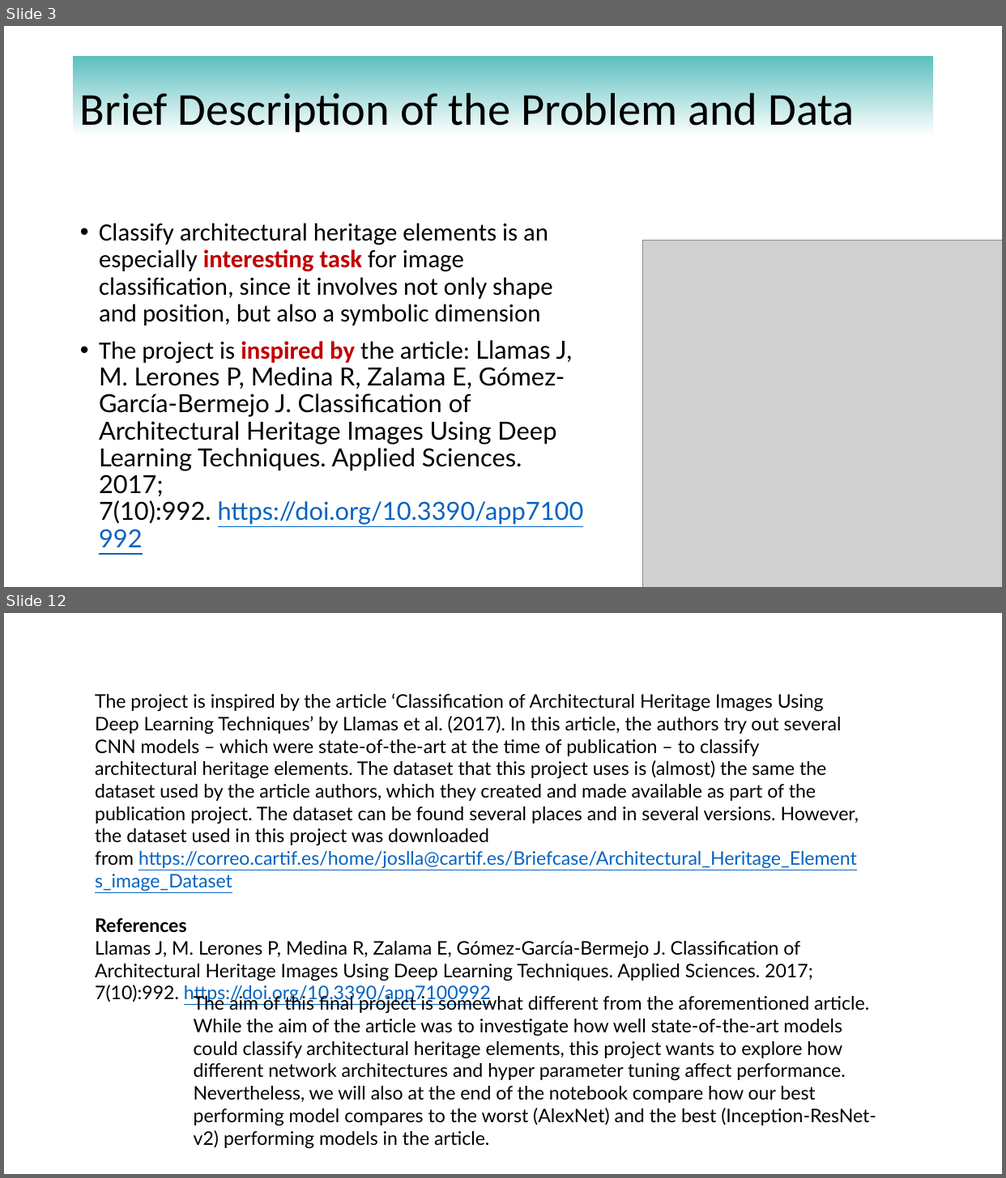
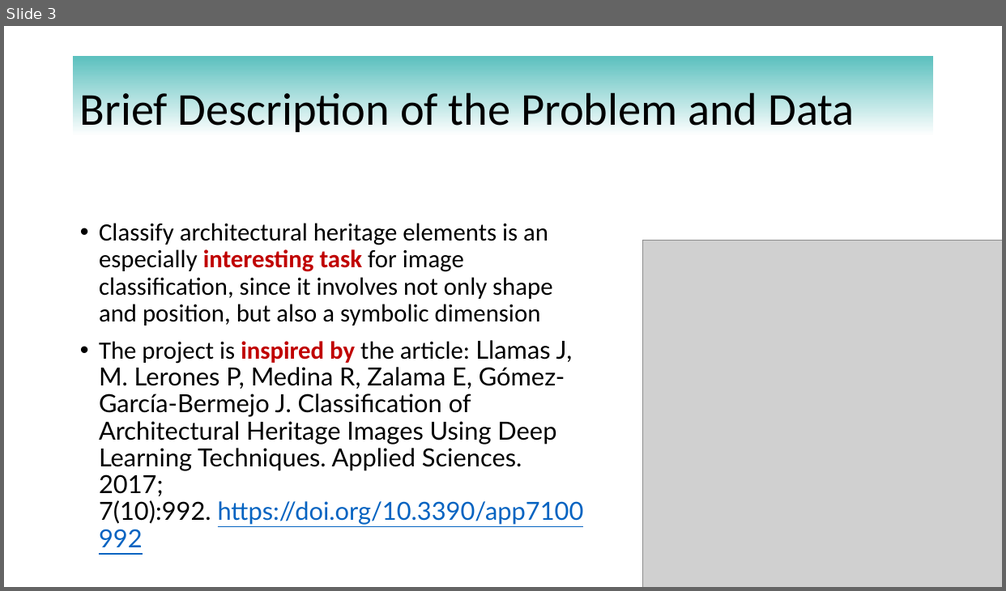
Before and after one commit to enraarne/CUBoulder-Deep-Learning-Final-Project, a slide deck: presentation.pptx. Shown one above the other, each under a label of ours: slides 3 and 12 before the commit, slide 3 after it; the slides between them are not shown. The pictures are 1006x1178 and 1006x591 pixels, drawn with LibreOffice and Linux fonts; fonts in the diff are those of the drawing; grey boxes stand for pictures. Boxes give left, top, right and bottom in pixels: in the first picture for what was removed or moved away, otherwise in the second. Text is boxed around its words. In the diff, an @@ line names an element or a change of style, - is before the commit and + after.

```diff
--- a/presentation.pptx
+++ b/presentation.pptx
@@ slide 12 removed at box(4, 613, 1002, 1174), background #FFFFFF @@
@@ text removed at box(95, 693, 859, 982) @@
-The project is inspired by the article ‘Classification of Architectural Heritage Images Using Deep Learning Techniques’ by Llamas et al. (2017). In this article, the authors try out several CNN models – which were state-of-the-art at the time of publication – to classify architectural heritage elements. The dataset that this project uses is (almost) the same the dataset used by the article authors, which they created and made available as part of the publication project. The dataset can be found several places and in several versions. However, the dataset used in this project was downloaded from https://correo.cartif.es/home/joslla@cartif.es/Briefcase/Architectural_Heritage_Elements_image_Dataset
-References
-Llamas J, M. Lerones P, Medina R, Zalama E, Gómez-García-Bermejo J. Classification of Architectural Heritage Images Using Deep Learning Techniques. Applied Sciences. 2017; 7(10):992. https://doi.org/10.3390/app7100992
@@ text removed at box(194, 994, 876, 1127) @@
-The aim of this final project is somewhat different from the aforementioned article. While the aim of the article was to investigate how well state-of-the-art models could classify architectural heritage elements, this project wants to explore how different network architectures and hyper parameter tuning affect performance. Nevertheless, we will also at the end of the notebook compare how our best performing model compares to the worst (AlexNet) and the best (Inception-ResNet-v2) performing models in the article.
```
Also in this commit, not shown: 7 slides changed, 3 slides added, 2 other slides removed, 1 other file.
